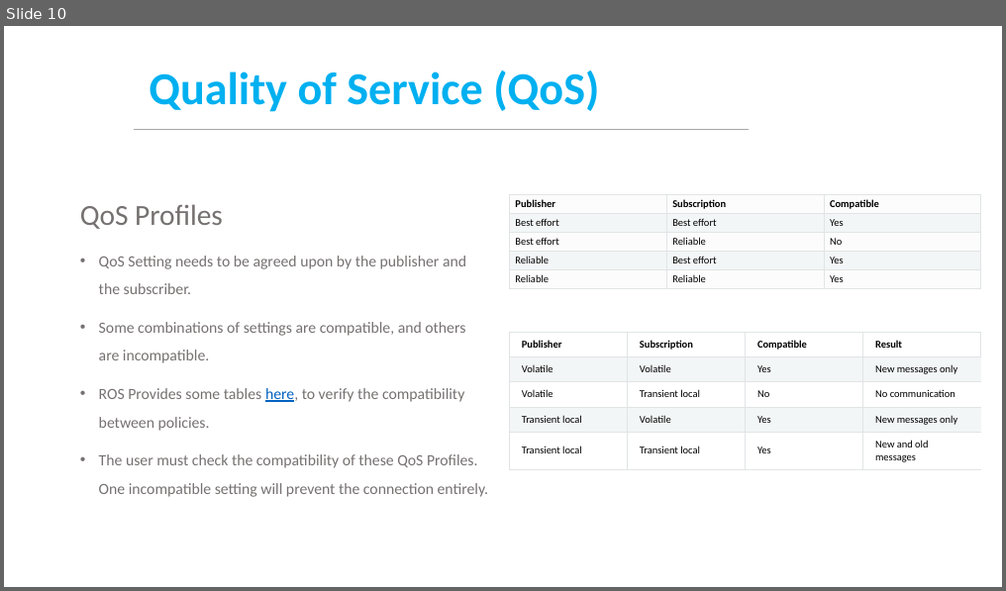
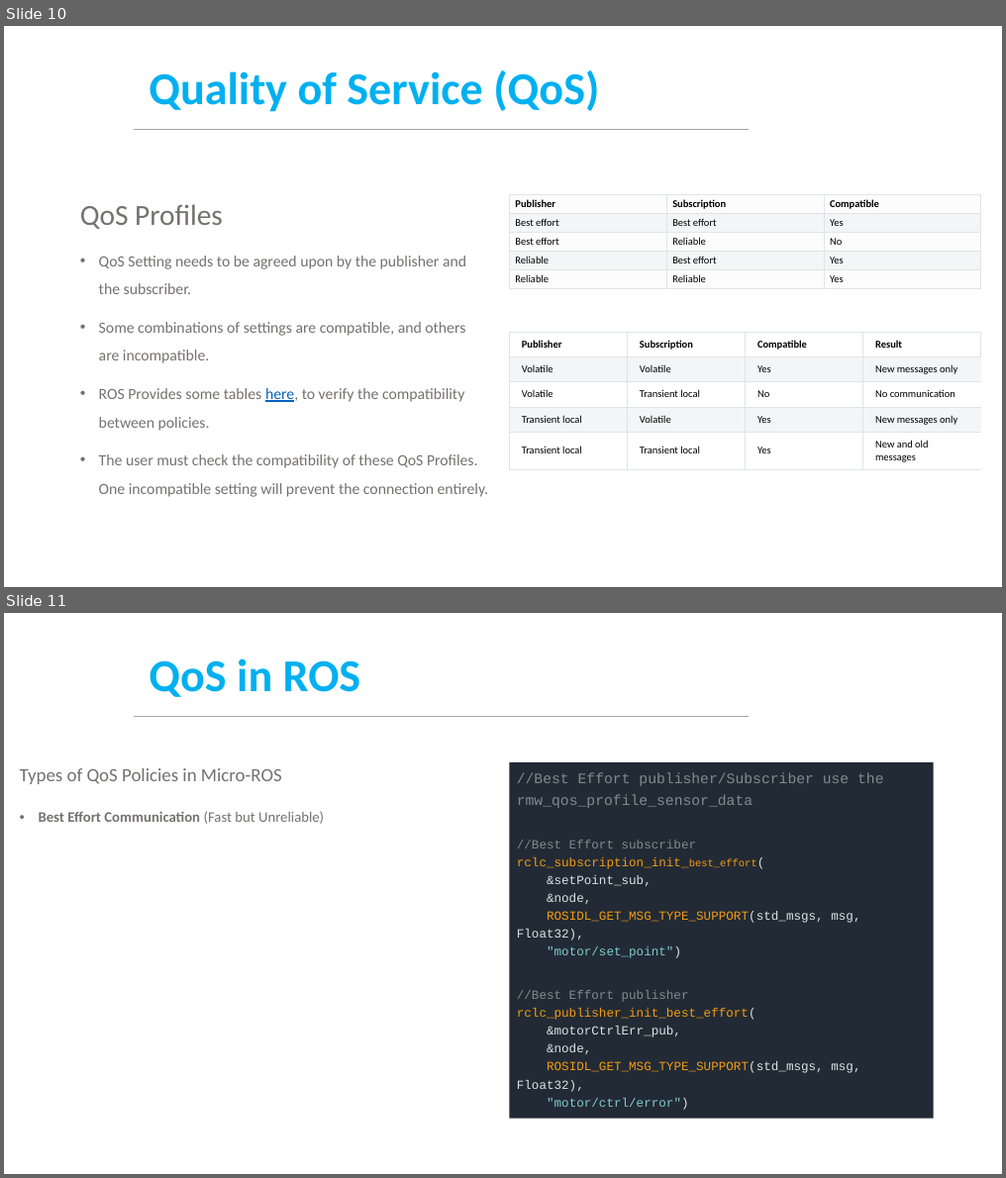
Before and after one commit to felipegarcia130/Ros2, a slide deck: Week 4/MCR2_QoS_ROS.pptx. Shown one above the other, each under a label of ours: slide 10 before the commit, slides 10 and 11 after it. The pictures are 1006x591 and 1006x1178 pixels, drawn with LibreOffice and Linux fonts; fonts in the diff are those of the drawing; background and template pictures are left out. Boxes give left, top, right and bottom in pixels: in the first picture for what was removed or moved away, otherwise in the second. Text is boxed around its words. In the diff, an @@ line names an element or a change of style, - is before the commit and + after.

```diff
--- a/Week 4/MCR2_QoS_ROS.pptx
+++ b/Week 4/MCR2_QoS_ROS.pptx
@@ slide 11 added at (4, 613, 1002, 1174), background #FFFFFF; not listed: 1 template element that a slide beside it also shows @@
@@ title added at (149, 659, 361, 697), 44 pt, text #00B0F0, bold @@
+QoS in ROS
@@ text added at (20, 768, 324, 824), 14 pt, text #767171 @@
+Types of QoS Policies in Micro-ROS
+• Best Effort Communication (Fast but Unreliable)
@@ text added at (509, 762, 934, 1119), fill #222A35, 12 pt, text #F39C12 @@
+//Best Effort publisher/Subscriber use the rmw_qos_profile_sensor_data
+//Best Effort subscriber
+rclc_subscription_init_best_effort(
+&setPoint_sub,
+&node,
+ROSIDL_GET_MSG_TYPE_SUPPORT(std_msgs, msg, Float32),
+"motor/set_point")
+//Best Effort publisher
+rclc_publisher_init_best_effort(
+&motorCtrlErr_pub,
+&node,
+ROSIDL_GET_MSG_TYPE_SUPPORT(std_msgs, msg, Float32),
+"motor/ctrl/error")
```
Also in this commit, not shown: 1 slide changed, 27 other slides added, 42 other files.
